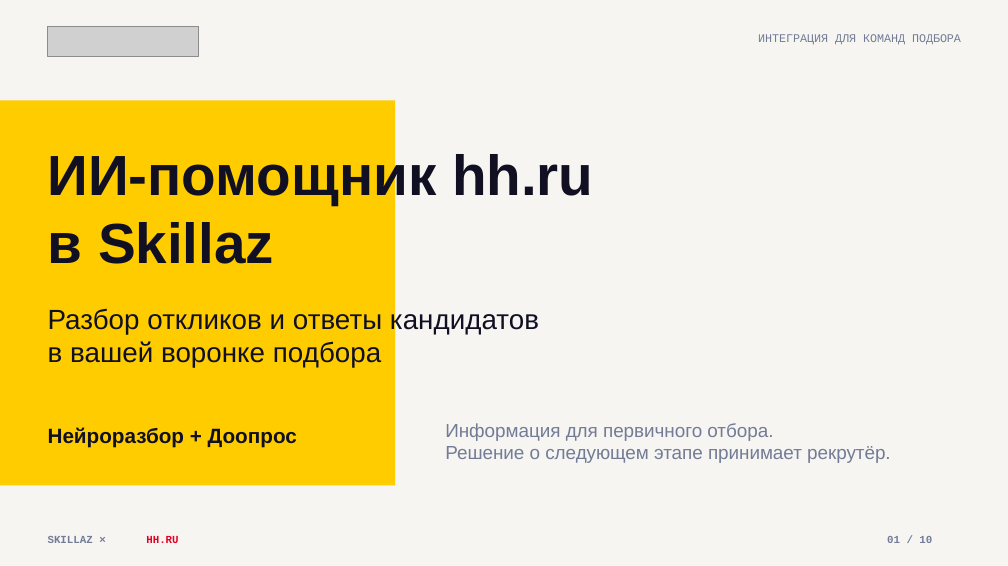
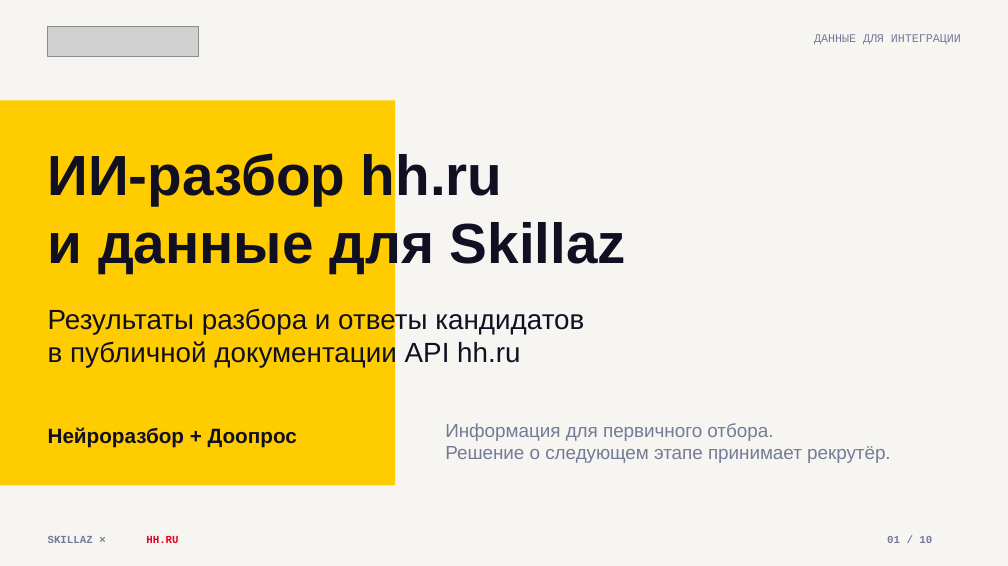
Before and after one commit to nastenakargina17-sudo/skillaz-hh-presentation, a slide deck: slide 1 of Skillaz-hh-Integration.pptx. Drawn at 1008x566 pixels with LibreOffice and Linux fonts; fonts in the diff are those of the drawing; grey boxes stand for pictures. Boxes give left, top, right and bottom in pixels: in the first picture for what was removed or moved away, otherwise in the second. Text is boxed around its words. In the diff, an @@ line names an element or a change of style, - is before the commit and + after.

```diff
--- a/Skillaz-hh-Integration.pptx
+++ b/Skillaz-hh-Integration.pptx
@@ text at (814, 34, 961, 45): text changed @@
-ИНТЕГРАЦИЯ ДЛЯ КОМАНД ПОДБОРА
+ДАННЫЕ ДЛЯ ИНТЕГРАЦИИ
@@ text at (48, 150, 626, 273): text changed @@
-ИИ-помощник hh.ru
-в Skillaz
+ИИ-разбор hh.ru
+и данные для Skillaz
@@ text at (48, 307, 584, 368): text changed @@
-Разбор откликов и ответы кандидатов
-в вашей воронке подбора
+Результаты разбора и ответы кандидатов
+в публичной документации API hh.ru
```
Also in this commit, not shown: 9 other slides changed, 1 other file.
